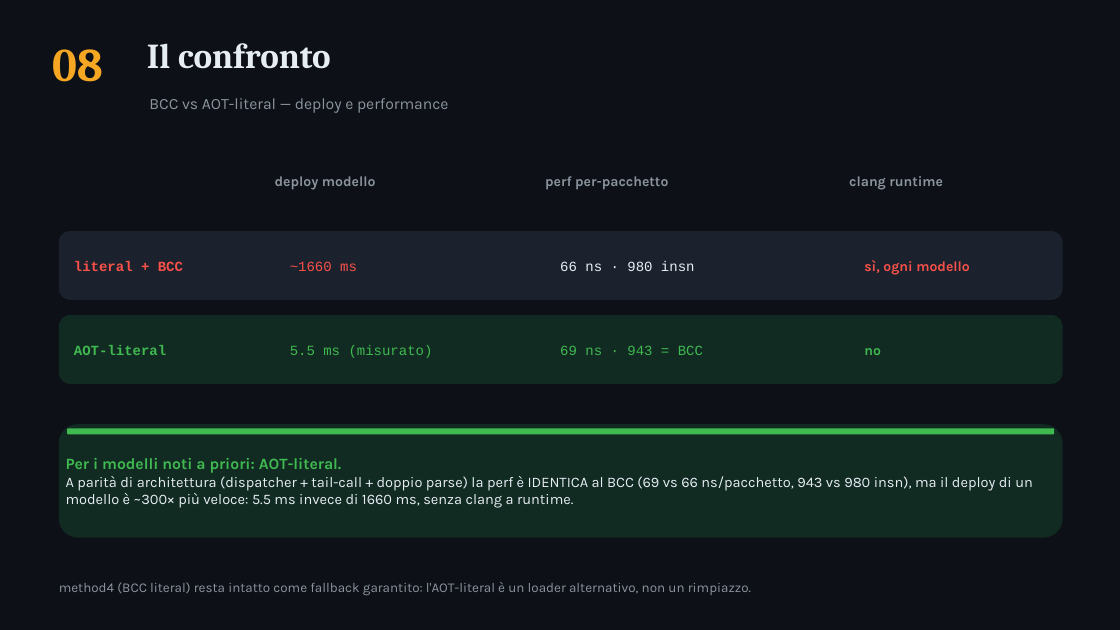
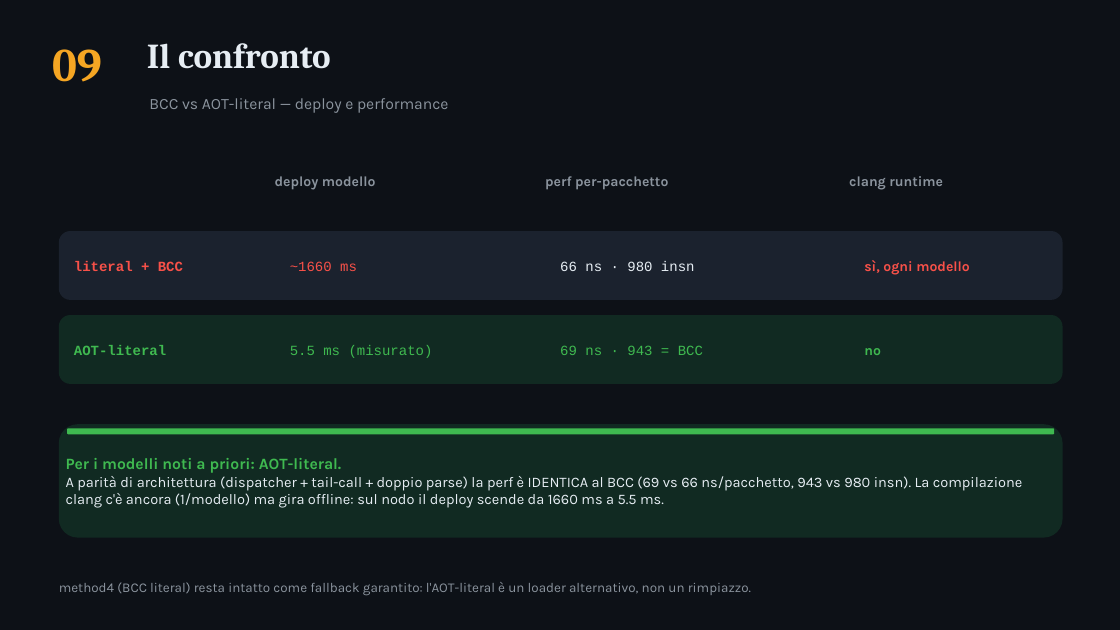
Before and after one commit to ettore-cantile/ipa_lab, a slide deck: slide 10 of docs/IPA_hardcoded_IV_ricompilazione.pptx (slide 9 before the commit). Drawn at 1120x630 pixels with LibreOffice and Linux fonts; fonts in the diff are those of the drawing. Boxes give left, top, right and bottom in pixels: in the first picture for what was removed or moved away, otherwise in the second. Text is boxed around its words. In the diff, an @@ line names an element or a change of style, - is before the commit and + after.

```diff
--- a/docs/IPA_hardcoded_IV_ricompilazione.pptx
+++ b/docs/IPA_hardcoded_IV_ricompilazione.pptx
@@ text at (52,49,102,82): text changed @@
-08
+09
@@ text at (66,476,1022,508): text changed @@
-A parità di architettura (dispatcher + tail-call + doppio parse) la perf è IDENTICA al BCC (69 vs 66 ns/pacchetto, 943 vs 980 insn), ma il deploy di un modello è ~300× più veloce: 5.5 ms invece di 1660 ms, senza clang a runtime.
+A parità di architettura (dispatcher + tail-call + doppio parse) la perf è IDENTICA al BCC (69 vs 66 ns/pacchetto, 943 vs 980 insn). La compilazione clang c'è ancora (1/modello) ma gira offline: sul nodo il deploy scende da 1660 ms a 5.5 ms.
```
Also in this commit, not shown: 8 other slides changed, 2 slides added, 1 slide removed, 1 other file.
